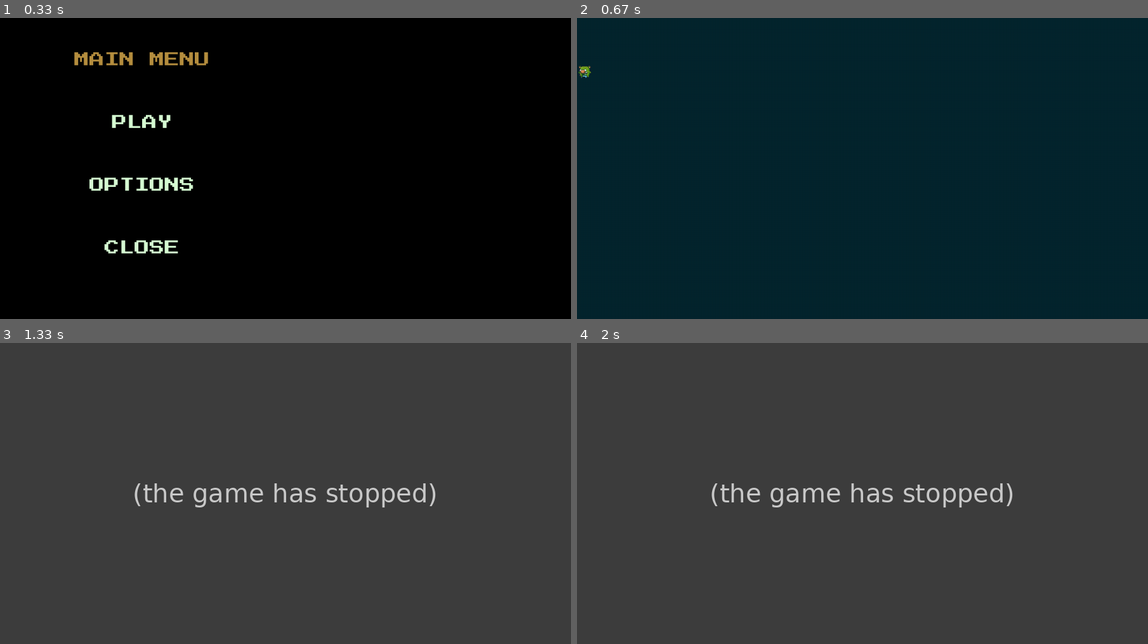
Above: before the commit, frames 1-4 (two rows, left to right).
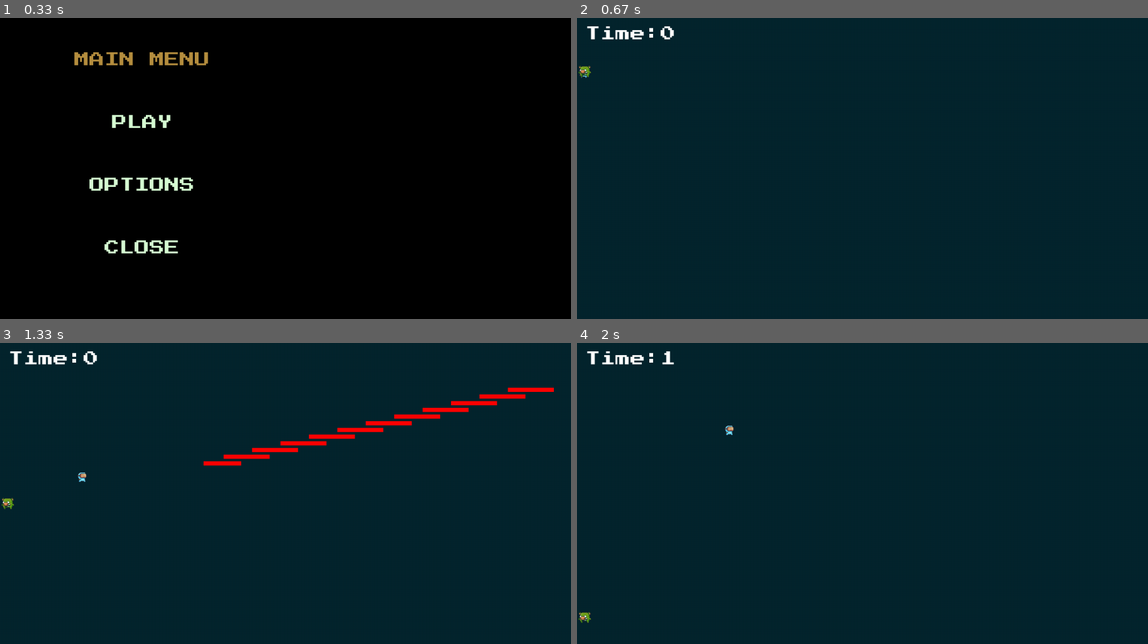
Above: after the commit, the same moments.

Repository: Minipomy/MaximilianoRiveraMendes-pygame-tp-final
Game: pygame game, started from main.py
Same seed, same stepped clock (60 frames per second), same inputs: the game is played once before the commit and once after it.
Inputs (mouse positions are in pixels of both pictures, inside the frame that each line leads up to):
- Up to frame 1 (0.33 s): no input
- Up to frame 2 (0.67 s): click "PLAY" at 0.38 s
- Up to frame 3 (1.33 s): hold S 0.67-1.13 s; hold Right 0.67-1.13 s; move the mouse to (262, 505) at 0.7 s; hold Right from 1.17 s (still down); tap Space at 1.23 s
- Up to frame 4 (2 s): tap Space at 1.53, 1.73 s; release Right at 1.63 s; hold Right from 1.67 s (still down)

Frame 1 is identical in both runs. In frame 2, 0.3% of the frame differs, in the area x 1-17%, y 2-8%; in frame 3, 100%, in the area x 0-100%, y 0-100%; in frame 4, 100%.
Error before the commit: AttributeError: 'Player' object has no attribute '_Game__rect' (Game.py line 120); the game stopped at 0.67 s (later frames are placeholders)

Commit message:
Agregamos tiempo

Diff:
--- a/Enemy.py
+++ b/Enemy.py
@@ -1,6 +1,7 @@
+import random
 import pygame as pg
 from auxiliar import SurfaceManager as sf
-from constants import SCREEN_WIDTH, DEBUG
+from constants import SCREEN_WIDTH, DEBUG, SCREEN_HEIGHT
 
 class Enemy(pg.sprite.Sprite):
     def __init__(self, enemy_data, frame_rate = 60, speed_run = 12, gravity=16):
@@ -77,7 +78,10 @@
             self.__rect.x += self.__set_borders_limits()
             self.__rect.y += self.__move_y
             # Parte relacionado a saltar
-            if self.__rect.y < 300:
+            if self.__rect.y > SCREEN_HEIGHT:
+                self.__rect.y += self.__gravity
+
+            if self.__rect.y < SCREEN_HEIGHT - self.__actual_img_animation.get_height():
                 self.__rect.y += self.__gravity
 
     def do_animation(self, delta_ms):
@@ -92,10 +96,10 @@
                 #     self.__is_jumping = False
                 #     self.__move_y = 0
 
-    def update(self, delta_ms):
+    def update(self, delta_ms, screen):
         self.do_movement(delta_ms)
         self.do_animation(delta_ms)
-
+        self.draw(screen)
 
     def draw(self, screen: pg.surface.Surface):
         if DEBUG:
--- a/Game.py
+++ b/Game.py
@@ -1,6 +1,7 @@
 import sys
 import pygame as pg
 import json as js
+import time
 from Enemy import Enemy
 from Player import Player
 from Projectile import Projectile
@@ -23,9 +24,11 @@
         pg.font.init()
 
         self.isPause = False
+        self.isPlaying = False
         self.sprites = pg.sprite.Group()
         self.player = Player(json.get("player"))
         self.enemy = Enemy(json.get("enemy"))
+
 
 
     def get_width(self):
@@ -58,6 +61,7 @@
                         sys.exit()
                     if event.type == pg.MOUSEBUTTONDOWN:
                         if PLAY_BUTTON.checkForInput(MOUSE):
+                            self.isPlaying = True
                             self.run()
                         if OPTIONS_BUTTON.checkForInput(MOUSE):
                             self.options()
@@ -87,6 +91,7 @@
                         if OPTIONS_BUTTON.checkForInput(MOUSE):
                             self.options()
                         if MAIN_MENU_BUTTON.checkForInput(MOUSE):
+                            self.isPlaying = False
                             self.main_menu()
             pg.display.flip()
 
@@ -107,8 +112,9 @@
         screen.blit(textobj, textrect)
 
     def run(self):
-        while True:
-            bullets = []
+        start_ticks = int(pg.time.get_ticks())
+        while self.isPlaying:
+            seconds = int((pg.time.get_ticks()-start_ticks)/1000)
             for event in pg.event.get():
                 if event.type == pg.QUIT:
                     pg.quit()
@@ -116,21 +122,13 @@
                     if event.key == pg.K_p:
                         self.isPause = True
                         self.set_pause()
-                    if event.key == pg.K_s:
-                        bullets.append(Projectile(self.player.__rect.x, self.player.__rect.y))
-                        for bullet in bullets:
-                            bullet.update()
-
-
 
             self.screen.fill(BACKGROUND_COLOR)
+            self.draw_text("Time: ", (255, 255, 255), self.screen, 20, 20)
+            self.draw_text(str(seconds),(255, 255, 255), self.screen, 200, 20)
             player = self.player
             enemy = self.enemy
-            player.update(self.delta_ms)
-            player.draw(self.screen)
-            for bullet in bullets:
-                bullet.draw(self.screen)
-            enemy.update(self.delta_ms)
-            enemy.draw(self.screen)
+            player.update(self.delta_ms, self.screen)
+            enemy.update(self.delta_ms, self.screen)
             pg.display.flip()
             self.clock.tick(100)  # Limita el juego a 60 FPS
--- a/Player.py
+++ b/Player.py
@@ -1,7 +1,7 @@
 import pygame as pg
 from Projectile import Projectile
 from auxiliar import SurfaceManager as sf
-from constants import SCREEN_WIDTH, DEBUG
+from constants import SCREEN_WIDTH, DEBUG, SCREEN_HEIGHT
 
 class Player(pg.sprite.Sprite):
     def __init__(self, player_data, frame_rate = 60, speed_run = 12, gravity = 16, jump = 32):
@@ -26,6 +26,11 @@
         self.__actual_img_animation = self.__actual_animation[self.__initial_frame]
         self.__rect = self.__actual_img_animation.get_rect()
         self.__is_looking_right = True
+
+        self.laser_time = 0
+        self.laser_cooldown = 100
+        self.ready = False
+        self.bullet_group = pg.sprite.Group()
 
 
     def __set_x_animations_preset(self, move_x, animation_list: list[pg.surface.Surface], look_r: bool):
@@ -73,6 +78,18 @@
             pixels_move = self.__move_x if self.__rect.x > 0 else 0
         return pixels_move
 
+    def attack(self):
+        print('!piu piu!')
+        self.bullet_group.add(self.create_bullet())
+
+    def create_bullet(self):
+        return Projectile(self.__rect.x, self.__rect.top) # Crea y devuelve un objeto de la clase Bullet en la posición actual del ratón
+
+    def recharge(self):
+        if not self.ready:
+            curent_time = pg.time.get_ticks()
+            if curent_time - self.laser_time >= self.laser_cooldown:
+                self.ready = True
 
     def do_movement(self, delta_ms):
         keys = pg.key.get_pressed()
@@ -84,15 +101,23 @@
             self.stay()
         if keys[pg.K_SPACE]:
             self.jump(True)
-
+        if keys[pg.K_s]:
+            self.attack()
+            self.ready = False
+            self.laser_time = pg.time.get_ticks()
+            print(self.laser_time)
 
         self.__player_move_time += delta_ms
         if self.__player_move_time >= self.__frame_rate:
             self.__player_move_time = 0
             self.__rect.x += self.__set_borders_limits()
             self.__rect.y += self.__move_y
+
             # Parte relacionado a saltar
-            if self.__rect.y < 300:
+            if self.__rect.y > SCREEN_HEIGHT:
+                self.__rect.y += self.__gravity
+
+            if self.__rect.y < SCREEN_HEIGHT - self.__actual_img_animation.get_height():
                 self.__rect.y += self.__gravity
 
     def do_animation(self, delta_ms):
@@ -107,9 +132,13 @@
                 #     self.__is_jumping = False
                 #     self.__move_y = 0
 
-    def update(self, delta_ms):
+    def update(self, delta_ms, screen):
+        self.recharge()
+        self.bullet_group.draw(screen)
+        self.bullet_group.update(self.__is_looking_right)
         self.do_movement(delta_ms)
         self.do_animation(delta_ms)
+        self.draw(screen)
 
 
     def draw(self, screen: pg.surface.Surface):
--- a/Projectile.py
+++ b/Projectile.py
@@ -1,11 +1,21 @@
 import pygame as pg
+from constants import *
 
-class Projectile:
-    def __init__(self, x, y):
-        self.rect = pg.Rect(x, y, 10, 10)
+class Projectile(pg.sprite.Sprite):
+    def __init__(self, pos_x, pos_y):
+        super().__init__()
+        self.image = pg.Surface((50, 10))
+        self.image.fill((255, 0, 0))
+        # self.image = pg.image.load('./Recursos/Traps/player_laser.png')
+        self.rect = self.image.get_rect(center=(pos_x, pos_y))
 
-    def update(self):
-        self.rect.move_ip(0, -2)
-
-    def draw(self, screen):
-        pg.draw.rect(screen, (255, 255, 0), self.rect)
+    def update(self, direction):
+        match direction:
+            case True:
+                self.rect.x += 20
+                if self.rect.x >= SCREEN_WIDTH:
+                    self.kill()
+            case False:
+                self.rect.x -= 20
+                if self.rect.x <= 0:
+                    self.kill()
Binary file added: Recursos/Traps/player_laser.png
